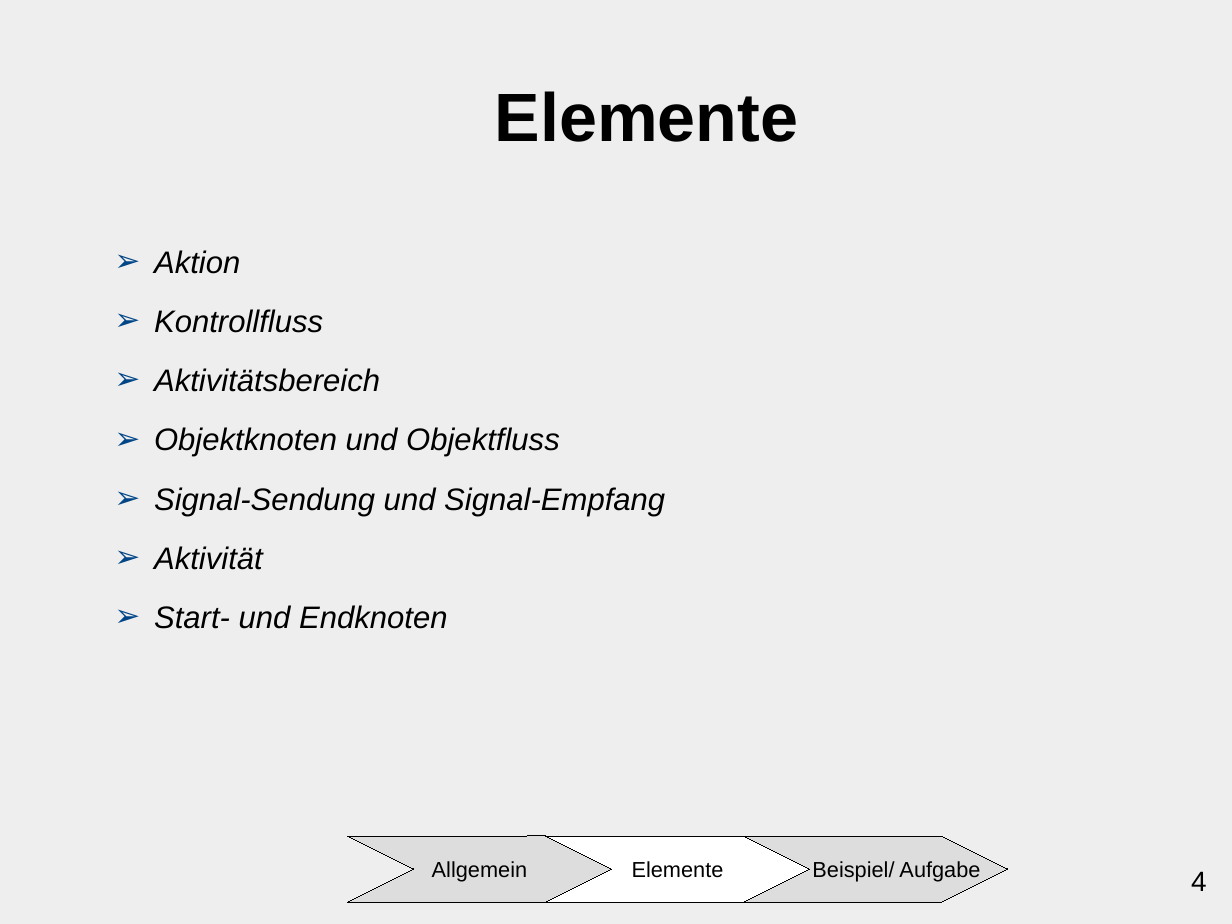
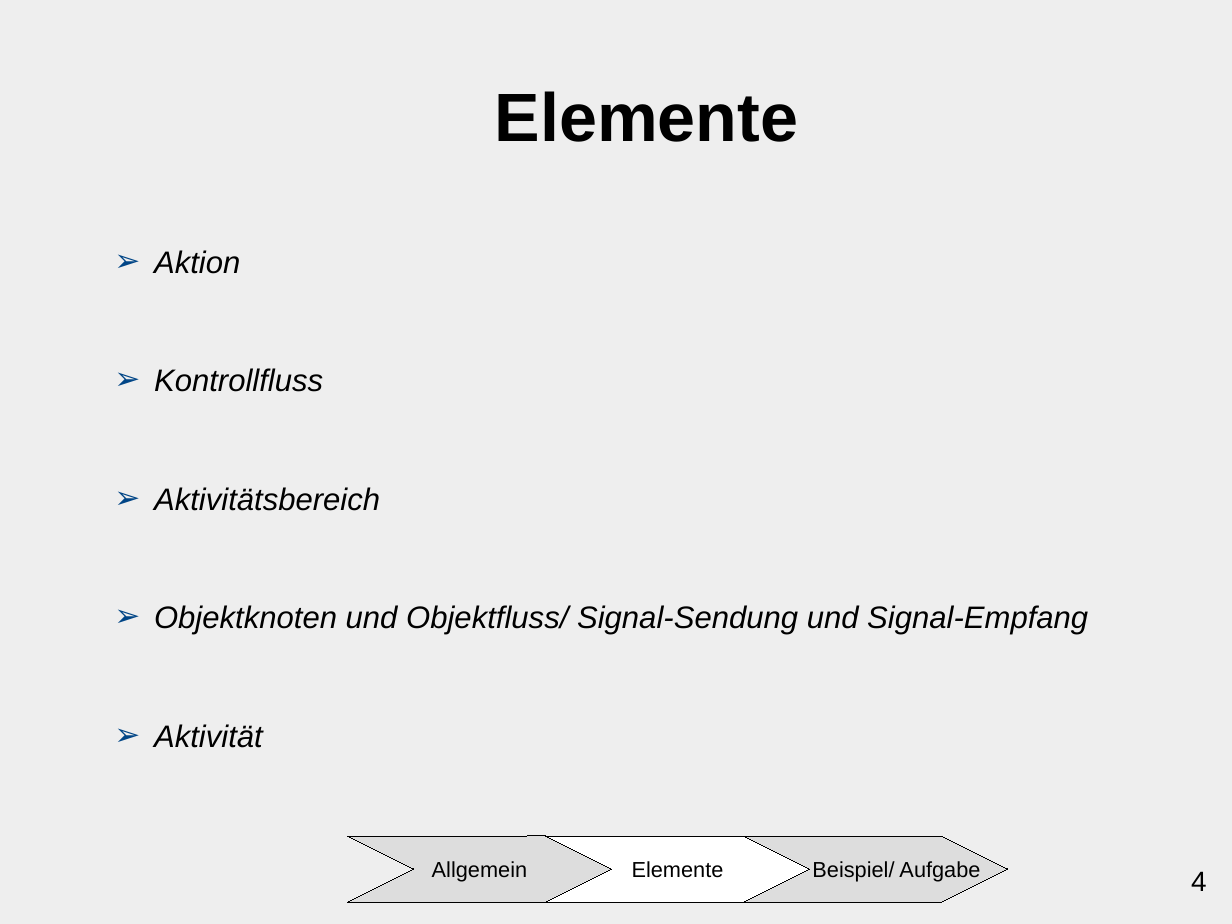
Before and after one commit to ChristianMarzianGithub/VortragAktivitaetsdiagramm, a slide deck: slide 4 of Präsentation Aktivitätsdiagramm/main/AktivitaetsdiagrammCM.odp. Drawn at 1232x924 pixels with LibreOffice and Linux fonts; fonts in the diff are those of the drawing. Boxes give left, top, right and bottom in pixels: in the first picture for what was removed or moved away, otherwise in the second. Text is boxed around its words. In the diff, an @@ line names an element or a change of style, - is before the commit and + after.

```diff
--- a/Präsentation Aktivitätsdiagramm/main/AktivitaetsdiagrammCM.odp
+++ b/Präsentation Aktivitätsdiagramm/main/AktivitaetsdiagrammCM.odp
@@ text at <box>154,605,1088,635</box>: text changed @@
-➢ Objektknoten und Objektfluss
-➢ Signal-Sendung und Signal-Empfang
+➢ Objektknoten und Objektfluss/ Signal-Sendung und Signal-Empfang
@@ text at <box>154,605,448,629</box>: paragraph removed @@
-➢ Start- und Endknoten
```
Also in this commit, not shown: 11 other slides changed.
